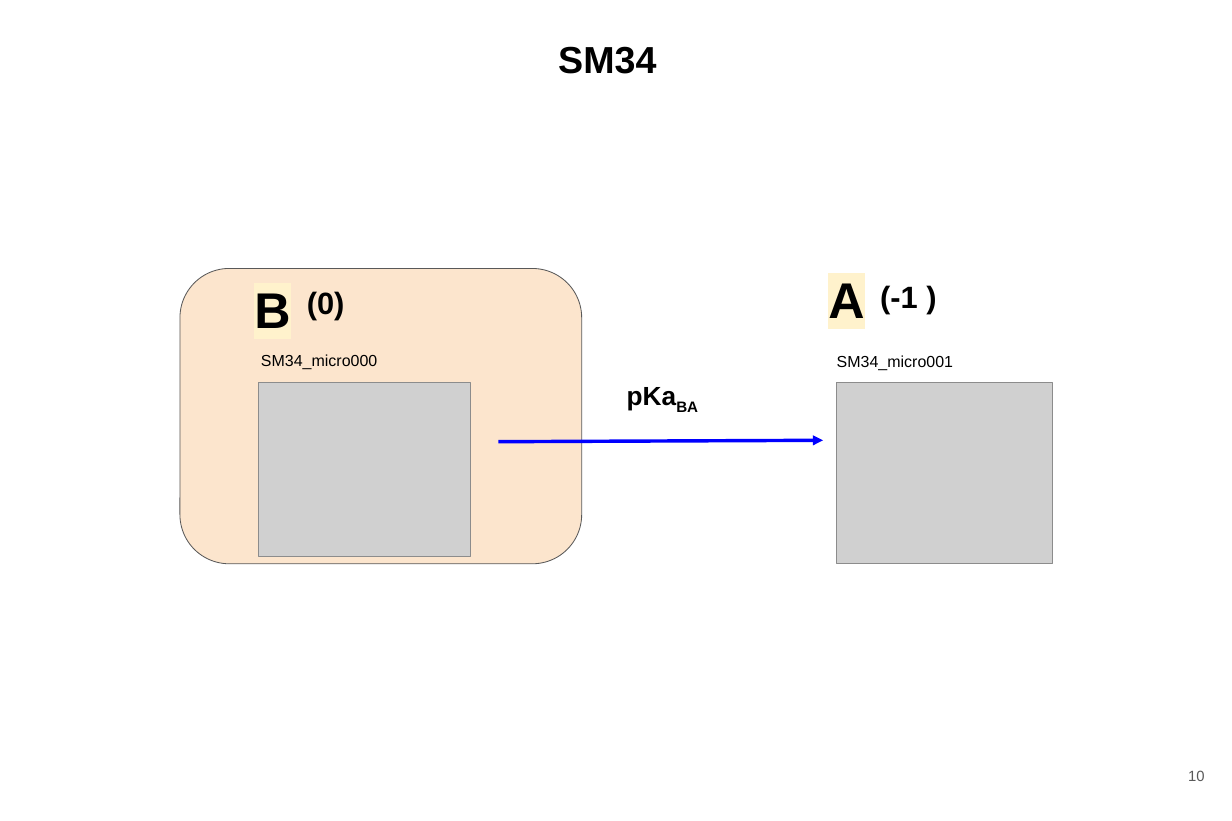
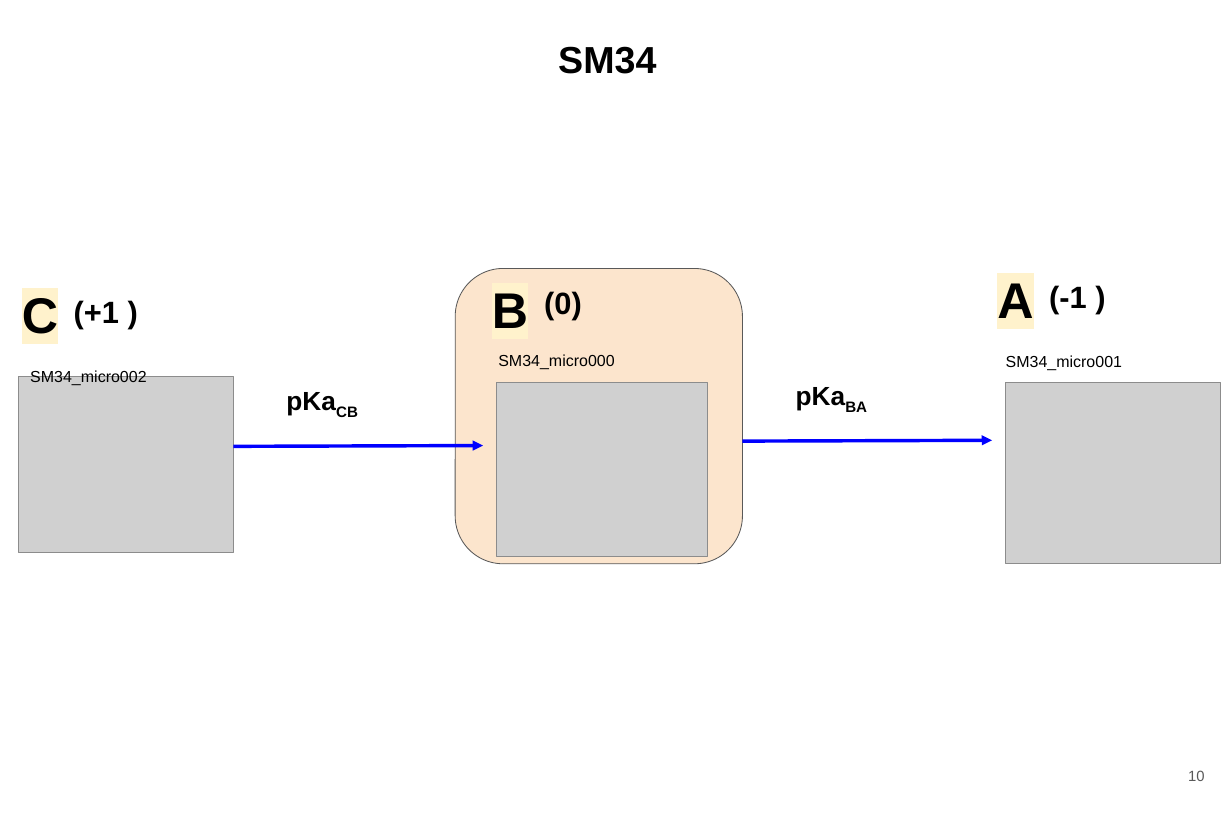
Before and after one commit to samplchallenges/SAMPL7, a slide deck: slide 10 of physical_property/pKa/transition_networks/transition-networks.pptx. Drawn at 1232x821 pixels with LibreOffice and Linux fonts; fonts in the diff are those of the drawing; grey boxes stand for pictures. Boxes give left, top, right and bottom in pixels: in the first picture for what was removed or moved away, otherwise in the second. Text is boxed around its words. In the diff, an @@ line names an element or a change of style, - is before the commit and + after.

```diff
--- a/physical_property/pKa/transition_networks/transition-networks.pptx
+++ b/physical_property/pKa/transition_networks/transition-networks.pptx
@@ rounded rectangle: place and size @@
-rounded rectangle at (180, 269, 582, 564)
+rounded rectangle at (455, 269, 742, 564)
@@ text "B": place and size @@
-text "B" at (254, 293, 290, 328)
+text "B" at (492, 293, 528, 328)
@@ 4 texts, 1 picture: place and size @@
-4 texts, 1 picture at (616, 283, 1052, 564)
+4 texts, 1 picture at (784, 283, 1221, 564)
@@ text added at (22, 298, 58, 334), 44 pt, text #000000, bold @@
+C
@@ text added at (74, 300, 119, 328), 27 pt, text #000000, bold @@
+(+1 )
@@ 2 texts, 1 picture: place and size @@
-2 texts, 1 picture at (259, 291, 470, 557)
+2 texts, 1 picture at (496, 291, 707, 557)
@@ picture added at (18, 376, 233, 553) @@
@@ text added at (30, 369, 146, 385), 14 pt, text #000000 @@
+SM34_micro002
@@ text added at (276, 374, 383, 414), 23 pt, text #000000, bold @@
+pKaCB
@@ arrow added from (233, 447) to (483, 446), #0000FF 3 pt @@
@@ arrow moved from (499, 442) - (823, 440) to (742, 441) - (992, 440) @@
```
Also in this commit, not shown: 9 other slides changed, 1 other file.
